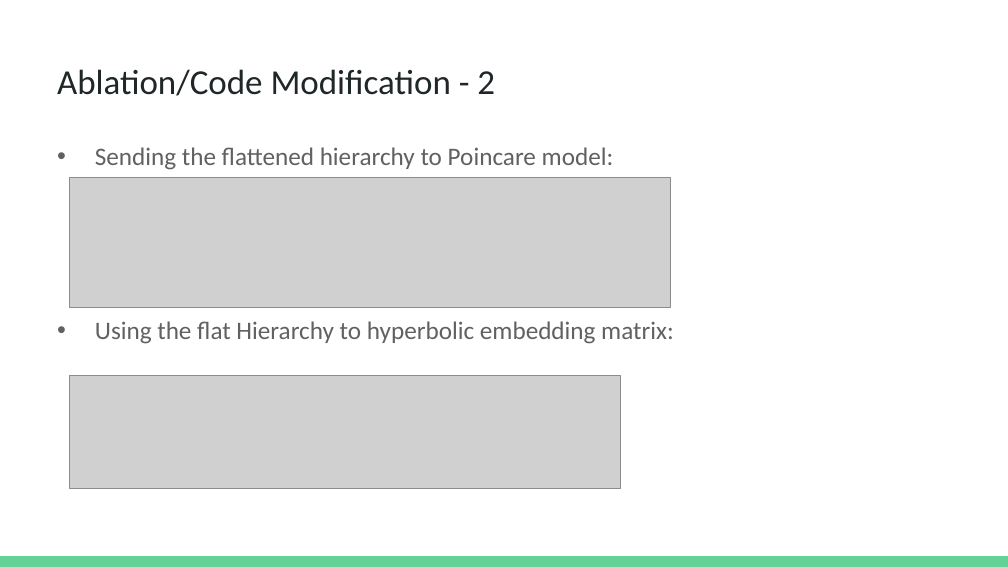
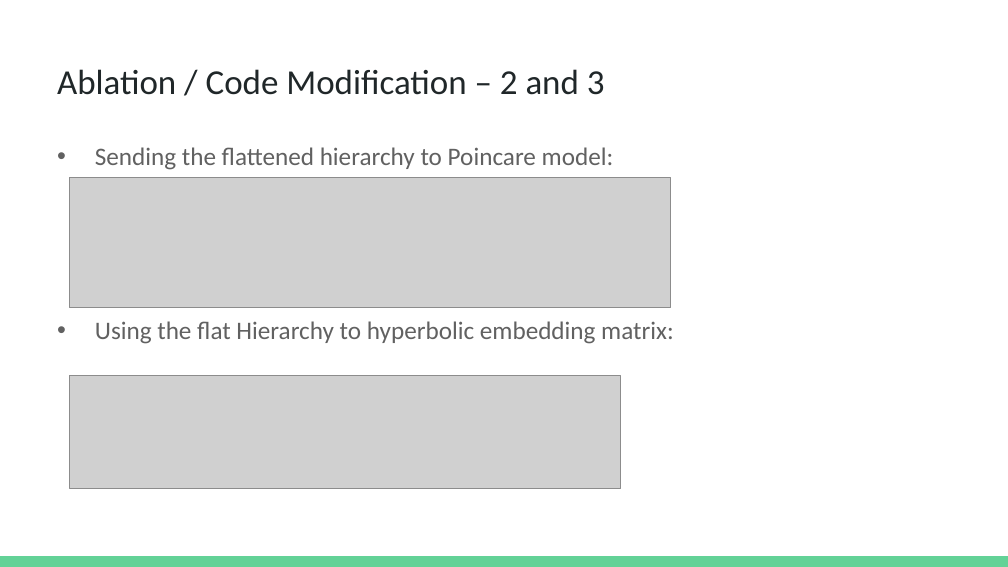
Before and after one commit to dbiswas0605/MCS-DS-CS598-DLH-HiCu, a slide deck: slide 10 of Presentation/CS598 DL4H Project Presentation.pptx. Drawn at 1008x567 pixels with LibreOffice and Linux fonts; fonts in the diff are those of the drawing; grey boxes stand for pictures. Boxes give left, top, right and bottom in pixels: in the first picture for what was removed or moved away, otherwise in the second. Text is boxed around its words. In the diff, an @@ line names an element or a change of style, - is before the commit and + after.

```diff
--- a/Presentation/CS598 DL4H Project Presentation.pptx
+++ b/Presentation/CS598 DL4H Project Presentation.pptx
@@ title at (x1=57, y1=69, x2=605, y2=95): text changed @@
-Ablation/Code Modification - 2
+Ablation / Code Modification – 2 and 3
```
Also in this commit, not shown: 11 other slides changed.
